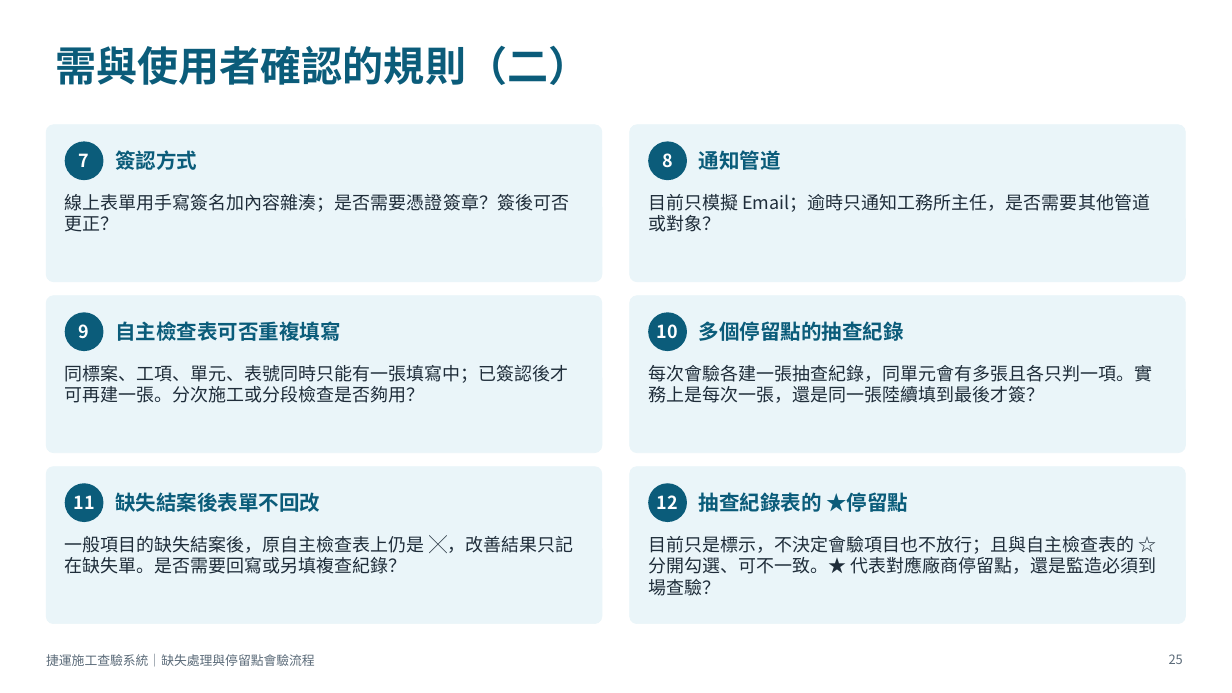
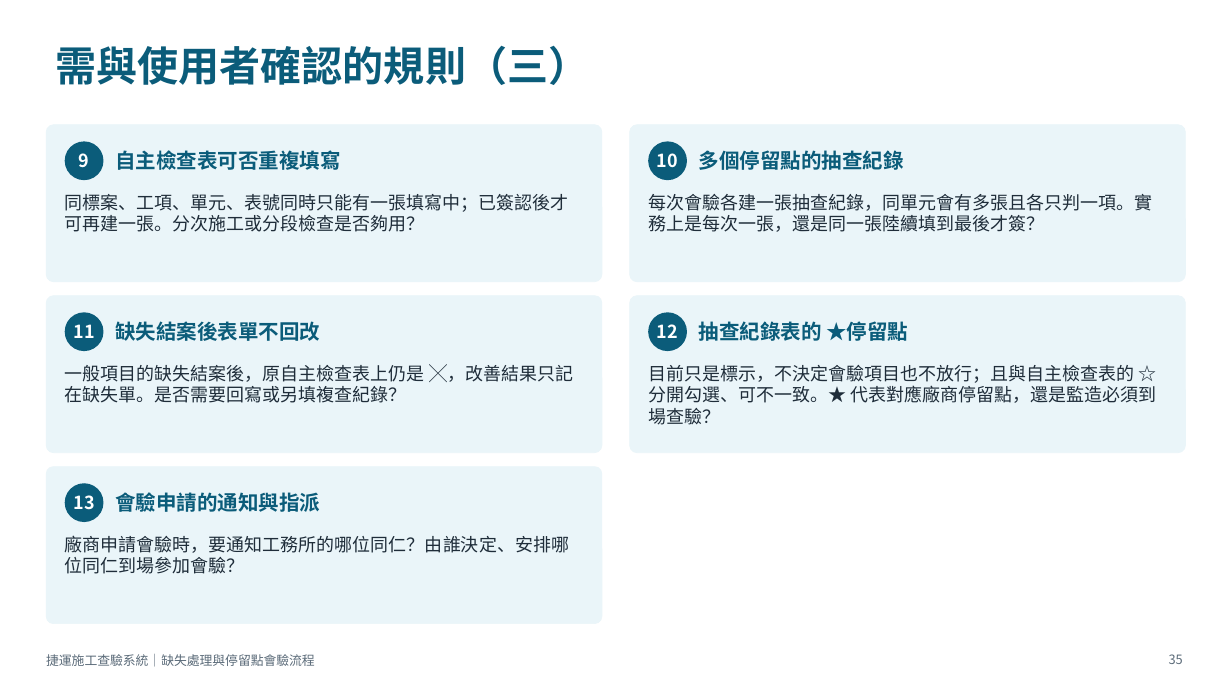
Before and after one commit to brianchou7310/MRT-Construction-QMS, a slide deck: slide 35 of 捷運施工查驗系統_缺失與停留點流程說明.pptx (slide 25 before the commit). Drawn at 1232x693 pixels with LibreOffice and Linux fonts; fonts in the diff are those of the drawing. Boxes give left, top, right and bottom in pixels: in the first picture for what was removed or moved away, otherwise in the second. Text is boxed around its words. In the diff, an @@ line names an element or a change of style, - is before the commit and + after.

```diff
--- a/捷運施工查驗系統_缺失與停留點流程說明.pptx
+++ b/捷運施工查驗系統_缺失與停留點流程說明.pptx
@@ title at (55,45,589,85): text changed @@
-需與使用者確認的規則（二）
+需與使用者確認的規則（三）
@@ text in ellipse at (79,153,90,168): text changed @@
-7
+9
@@ text at (115,150,340,170): text changed @@
-簽認方式
+自主檢查表可否重複填寫
@@ text in ellipse at (657,153,678,168): text changed @@
-8
+10
@@ text at (699,150,904,170): text changed @@
-通知管道
+多個停留點的抽查紀錄
@@ text at (65,194,569,232): text changed @@
-線上表單用手寫簽名加內容雜湊；是否需要憑證簽章？簽後可否更正？
+同標案、工項、單元、表號同時只能有一張填寫中；已簽認後才可再建一張。分次施工或分段檢查是否夠用？
@@ text at (648,194,1152,232): text changed @@
-目前只模擬 Email；逾時只通知工務所主任，是否需要其他管道或對象？
+每次會驗各建一張抽查紀錄，同單元會有多張且各只判一項。實務上是每次一張，還是同一張陸續填到最後才簽？
@@ text in ellipse at (73,324,94,338): text changed @@
-9
+11
@@ text at (115,321,320,341): text changed @@
-自主檢查表可否重複填寫
+缺失結案後表單不回改
@@ text in ellipse at (657,324,678,338): text changed @@
-10
+12
@@ text at (699,321,908,341): text changed @@
-多個停留點的抽查紀錄
+抽查紀錄表的 ★停留點
@@ text at (65,364,573,403): text changed @@
-同標案、工項、單元、表號同時只能有一張填寫中；已簽認後才可再建一張。分次施工或分段檢查是否夠用？
+一般項目的缺失結案後，原自主檢查表上仍是 ╳，改善結果只記在缺失單。是否需要回寫或另填複查紀錄？
@@ text at (648,365,1156,425): text changed @@
-每次會驗各建一張抽查紀錄，同單元會有多張且各只判一項。實務上是每次一張，還是同一張陸續填到最後才簽？
+目前只是標示，不決定會驗項目也不放行；且與自主檢查表的 ☆ 分開勾選、可不一致。★ 代表對應廠商停留點，還是監造必須到場查驗？
@@ rounded rectangle removed at (630,467,1186,624) @@
@@ text in ellipse at (73,495,94,510): text changed @@
-11
+13
@@ text at (115,492,320,512): text changed @@
-缺失結案後表單不回改
+會驗申請的通知與指派
@@ ellipse removed at (648,483,687,522) @@
-12
@@ text removed at (699,492,908,512) @@
-抽查紀錄表的 ★停留點
@@ text at (65,535,569,574): text changed @@
-一般項目的缺失結案後，原自主檢查表上仍是 ╳，改善結果只記在缺失單。是否需要回寫或另填複查紀錄？
+廠商申請會驗時，要通知工務所的哪位同仁？由誰決定、安排哪位同仁到場參加會驗？
@@ text removed at (648,536,1156,596) @@
-目前只是標示，不決定會驗項目也不放行；且與自主檢查表的 ☆ 分開勾選、可不一致。★ 代表對應廠商停留點，還是監造必須到場查驗？
@@ page number at (1169,654,1183,664): text changed @@
-25
+35
```
Also in this commit, not shown: 6 other slides changed, 11 slides added, 1 slide removed.
